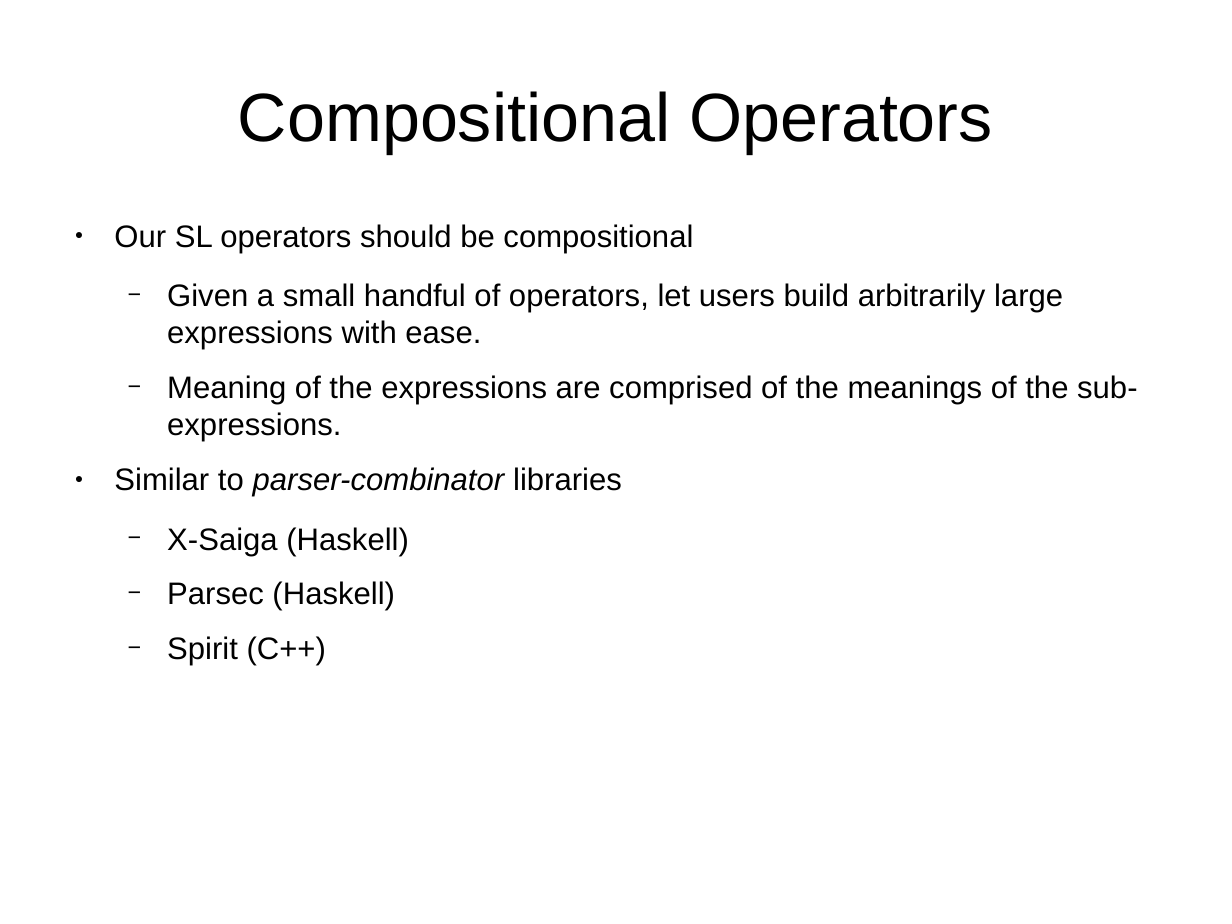
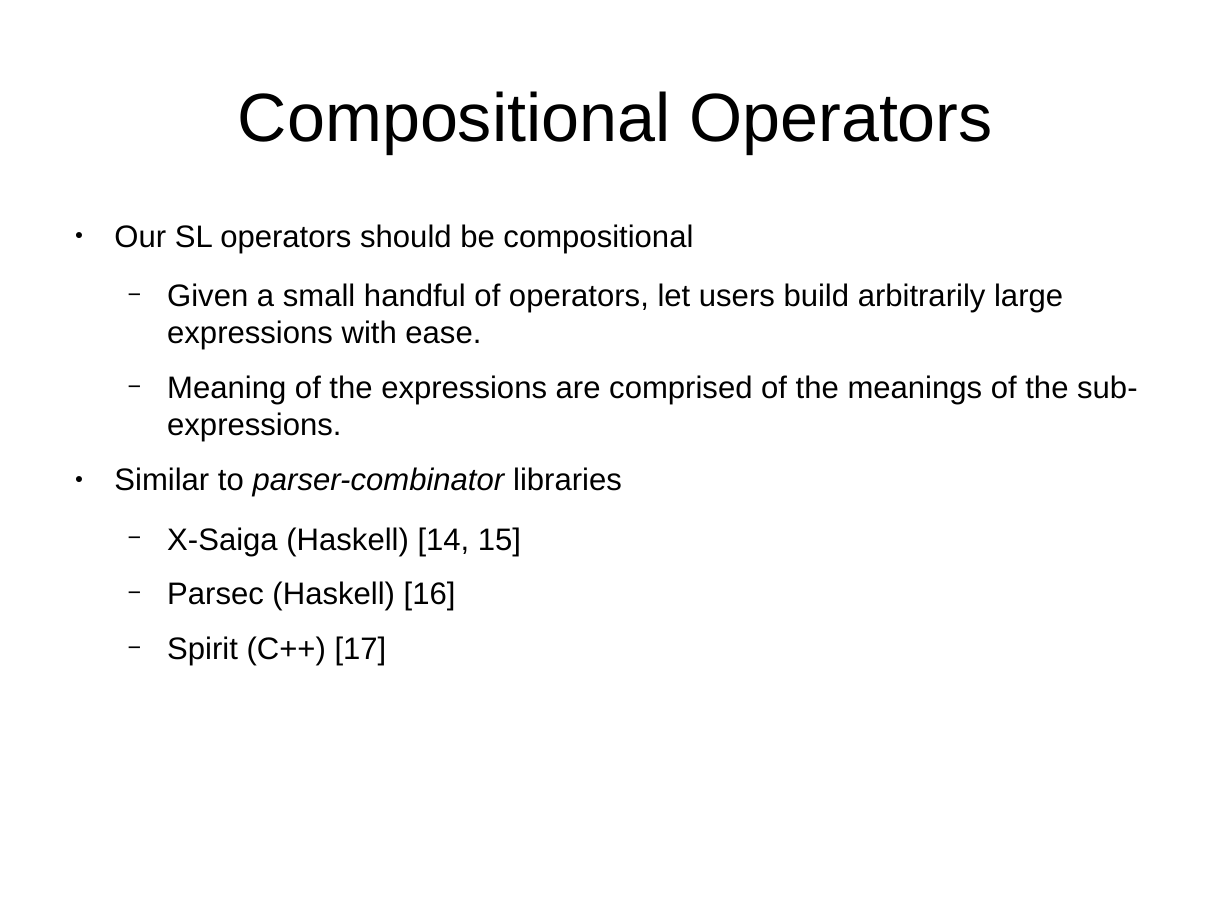
Before and after one commit to bstamour/SLHS, a slide deck: slide 28 of docs/proposal-from-bob.odp. Drawn at 1232x924 pixels with LibreOffice and Linux fonts; fonts in the diff are those of the drawing. Boxes give left, top, right and bottom in pixels: in the first picture for what was removed or moved away, otherwise in the second. Text is boxed around its words. In the diff, an @@ line names an element or a change of style, - is before the commit and + after.

```diff
--- a/docs/proposal-from-bob.odp
+++ b/docs/proposal-from-bob.odp
@@ text at box(167, 527, 521, 666): text changed @@
-  − X-Saiga (Haskell)
-  − Parsec (Haskell)
-  − Spirit (C++)
+  − X-Saiga (Haskell) [14, 15]
+  − Parsec (Haskell) [16]
+  − Spirit (C++) [17]
```
Also in this commit, not shown: 10 other slides changed, 4 slides added, 1 slide removed.
